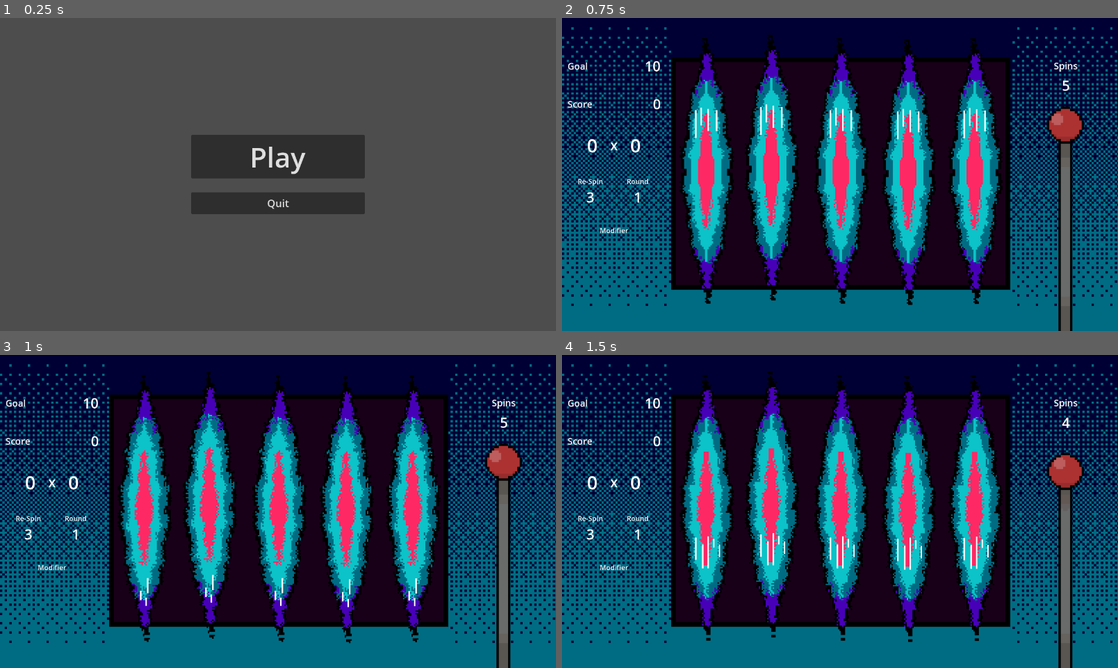
Above: before the commit, frames 1-4 (two rows, left to right).
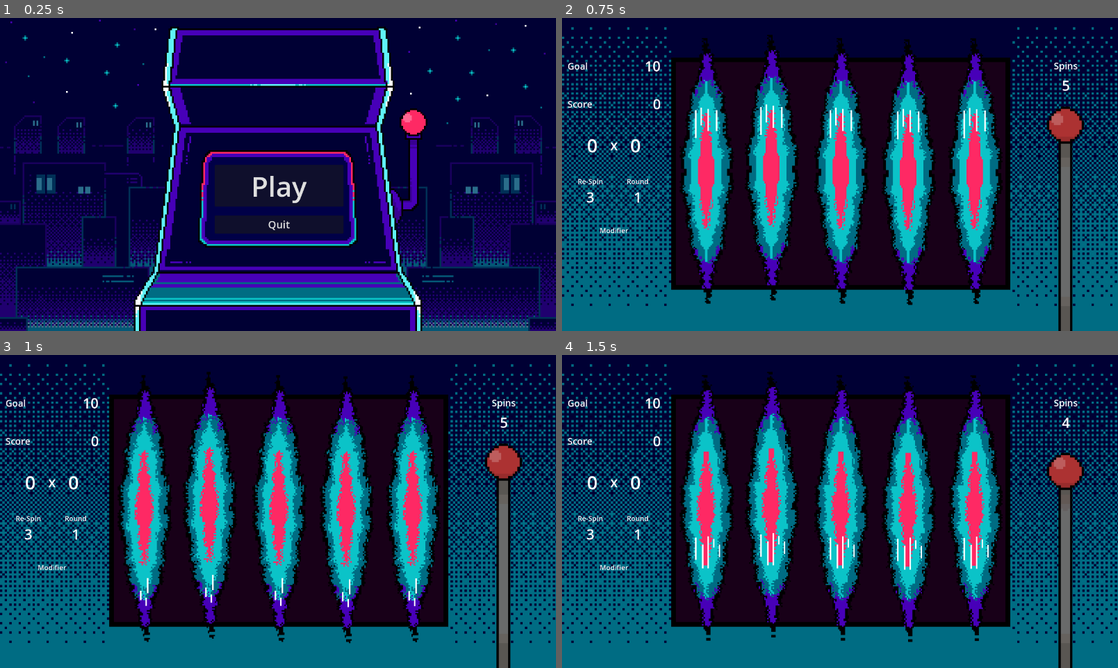
Above: after the commit, the same moments.

Repository: saveligulas/hackathon2025
Game: Godot game, scene res://scenes/mainMenu.tscn
Same seed, same stepped clock (60 frames per second), same inputs: the game is played once before the commit and once after it.
Inputs (mouse positions are in pixels of both pictures, inside the frame that each line leads up to):
- Up to frame 1 (0.25 s): no input
- Up to frame 2 (0.75 s): click "Play" at 0.5 s
- Up to frame 3 (1 s): no input
- Up to frame 4 (1.5 s): click (1067, 549) at 1.25 s

The runs differ from the first frame. In frame 1, 100% of the frame differs, in the area x 0-100%, y 0-100%; in frame 2, nothing differs; in frame 3, nothing differs; in frame 4, nothing differs.

Commit message:
Add background to main menu

Diff:
--- a/scenes/mainMenu.tscn
+++ b/scenes/mainMenu.tscn
@@ -1,6 +1,7 @@
-[gd_scene load_steps=2 format=3 uid="uid://d26a3yqiodc18"]
+[gd_scene load_steps=3 format=3 uid="uid://d26a3yqiodc18"]
 
 [ext_resource type="Script" uid="uid://uear4i3t1lvp" path="res://src/core/mainMenu.gd" id="1_qkhwq"]
+[ext_resource type="Texture2D" uid="uid://bgeojx0d75qo5" path="res://assets/sprites/MainMenuCover.png" id="2_3d1i7"]
 
 [node name="Main Menu" type="Control"]
 layout_mode = 3
@@ -11,6 +12,16 @@
 grow_vertical = 2
 script = ExtResource("1_qkhwq")
 
+[node name="TextureRect" type="TextureRect" parent="."]
+layout_mode = 1
+anchors_preset = 15
+anchor_right = 1.0
+anchor_bottom = 1.0
+grow_horizontal = 2
+grow_vertical = 2
+texture = ExtResource("2_3d1i7")
+expand_mode = 2
+
 [node name="VBoxContainer" type="VBoxContainer" parent="."]
 layout_mode = 1
 anchors_preset = 8
@@ -18,22 +29,20 @@
 anchor_top = 0.5
 anchor_right = 0.5
 anchor_bottom = 0.5
-offset_left = -20.0
-offset_top = -20.0
-offset_right = 20.0
-offset_bottom = 20.0
+offset_left = -146.0
+offset_top = -22.0
+offset_right = 151.0
+offset_bottom = 136.0
 grow_horizontal = 2
 grow_vertical = 2
-theme_override_constants/separation = 32
+theme_override_constants/separation = 20
 
 [node name="Play" type="Button" parent="VBoxContainer"]
-custom_minimum_size = Vector2(400, 100)
 layout_mode = 2
 theme_override_font_sizes/font_size = 64
 text = "Play"
 
 [node name="Quit" type="Button" parent="VBoxContainer"]
-custom_minimum_size = Vector2(400, 50)
 layout_mode = 2
 theme_override_font_sizes/font_size = 24
 text = "Quit"
